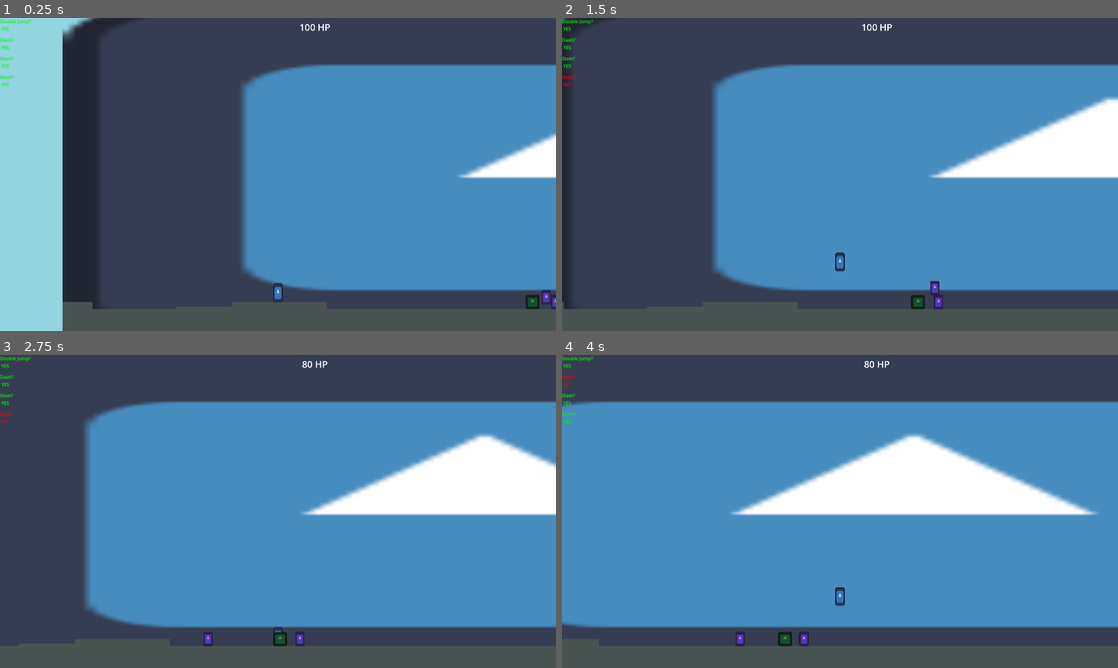
Above: before the commit, frames 1-4 (two rows, left to right).
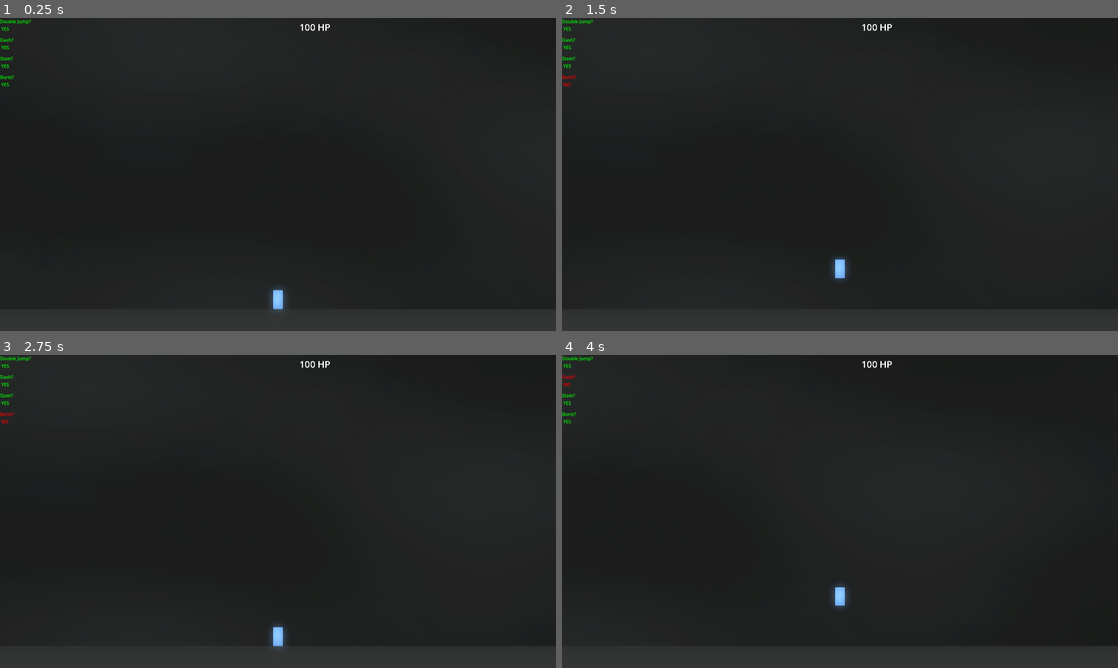
Above: after the commit, the same moments.

Repository: HeroHunterIguess/untitled-wip-game
Game: Godot game, scene res://scenes/worlds/main_world.tscn
Two runs of this game, one before a commit and one after it. Both use one fixed random seed, a clock stepped at 60 frames per second and the inputs below. The engine's default icon, where the game draws it, is replaced by a stand-in: a white triangle on a blue panel in a dark square.
Inputs (mouse positions are in pixels of both pictures, inside the frame that each line leads up to):
- Up to frame 1 (0.25 s): no input
- Up to frame 2 (1.5 s): move the mouse to (962, 158) at 0.52 s; hold D (right) from 0.53 s (still down); tap Q (burst) at 0.6 s; tap Space (double jump) at 0.77 s; move the mouse to (728, 190) at 1.27 s; tap E (air_freeze) at 1.35 s
- Up to frame 3 (2.75 s): tap Space (double jump) at 1.52 s; tap Q (burst) at 1.55, 2.1 s; move the mouse to (333, 442) at 2.02 s; release D (right) at 2.03 s; hold A (left) from 2.03 s (still down)
- Up to frame 4 (4 s): move the mouse to (812, 574) at 2.77 s; release A (left) at 2.78 s; hold D (right) from 2.78 s (still down); tap Shift (dash) at 2.85 s; tap Space (double jump) at 3.02, 3.77 s; tap Q (burst) at 3.05, 3.8 s; move the mouse to (1006, 558) at 3.52 s; right-click (1006, 558) at 3.6 s

The runs differ from the first frame. In frame 1, 94% of the frame differs, in the area x 0-100%, y 0-100%; in frame 2, 99%; in frame 3, 100%; in frame 4, 100%.

Commit message:
start making game look nice

Diff:
--- a/project.godot
+++ b/project.godot
@@ -94,4 +94,3 @@
 rendering_device/driver.windows="d3d12"
 renderer/rendering_method="gl_compatibility"
 renderer/rendering_method.mobile="gl_compatibility"
-environment/defaults/default_clear_color=Color(0.57075167, 0.8301469, 0.8771625, 1)
--- a/scenes/player.tscn
+++ b/scenes/player.tscn
@@ -1,7 +1,7 @@
 [gd_scene format=3 uid="uid://cg767ovvy5ane"]
 
-[ext_resource type="Texture2D" uid="uid://bvhe2m66j7025" path="res://icon.svg" id="1_3vyb7"]
 [ext_resource type="Script" uid="uid://mwekxer4e5ya" path="res://scripts/game/player.gd" id="1_g2els"]
+[ext_resource type="Texture2D" uid="uid://dilao2o8ys7jd" path="res://art/objects_characters/player.png" id="2_g2els"]
 
 [sub_resource type="RectangleShape2D" id="RectangleShape2D_g2brh"]
 size = Vector2(32, 64)
@@ -17,10 +17,12 @@
 [node name="CollisionShape2D" type="CollisionShape2D" parent="." unique_id=1315930475 groups=["player"]]
 shape = SubResource("RectangleShape2D_g2brh")
 
-[node name="Icon" type="Sprite2D" parent="." unique_id=2094496735]
-modulate = Color(0.6961696, 0.8367911, 1, 1)
-scale = Vector2(0.25, 0.5)
-texture = ExtResource("1_3vyb7")
+[node name="Player" type="Sprite2D" parent="." unique_id=820154508]
+modulate = Color(1.1099069, 1.1099069, 1.1099069, 1)
+self_modulate = Color(1.4309747, 1.4309747, 1.4309747, 1)
+position = Vector2(0, 3.8146973e-06)
+scale = Vector2(0.15999998, 0.32)
+texture = ExtResource("2_g2els")
 
 [node name="damage_hitbox" type="Area2D" parent="." unique_id=1326191578 groups=["player"]]
 collision_layer = 4
--- a/scenes/worlds/main_world.tscn
+++ b/scenes/worlds/main_world.tscn
@@ -2,37 +2,48 @@
 
 [ext_resource type="Script" uid="uid://d1e4xfgpjp5wh" path="res://scripts/game/game_control.gd" id="1_w87fn"]
 [ext_resource type="PackedScene" uid="uid://c1ndh4e5hiqgc" path="res://scenes/ui.tscn" id="2_y1qdg"]
-[ext_resource type="Texture2D" uid="uid://dwk04sooe337l" path="res://art/temporary_art/plain color.png" id="3_aqpkv"]
 [ext_resource type="PackedScene" uid="uid://cg767ovvy5ane" path="res://scenes/player.tscn" id="4_hvjhl"]
-[ext_resource type="Texture2D" uid="uid://bvhe2m66j7025" path="res://icon.svg" id="5_y1qdg"]
+[ext_resource type="Texture2D" uid="uid://t4u1iarf7l71" path="res://art/backgrounds/background.png" id="5_y1qdg"]
+[ext_resource type="Texture2D" uid="uid://bkmlc24e32ogs" path="res://art/objects_characters/ground_square.png" id="6_aqpkv"]
+
+[sub_resource type="Environment" id="Environment_y1qdg"]
+background_mode = 3
+ambient_light_color = Color(0.46646786, 0.5019988, 0.50511825, 1)
+ambient_light_energy = 1.36
+glow_enabled = true
+glow_intensity = 1.07
+glow_bloom = 0.59
+volumetric_fog_enabled = true
+volumetric_fog_density = 0.2016
+volumetric_fog_emission_energy = 1.25
+volumetric_fog_detail_spread = 0.6155722
+volumetric_fog_ambient_inject = 1.56
+volumetric_fog_sky_affect = 0.556
 
 [sub_resource type="RectangleShape2D" id="RectangleShape2D_caik2"]
 size = Vector2(4000, 80)
 
-[sub_resource type="RectangleShape2D" id="RectangleShape2D_kqbx0"]
-size = Vector2(216, 10)
-
-[sub_resource type="RectangleShape2D" id="RectangleShape2D_v521s"]
-size = Vector2(328, 24)
-
-[sub_resource type="RectangleShape2D" id="RectangleShape2D_t3lhq"]
-size = Vector2(104, 32)
-
 [sub_resource type="RectangleShape2D" id="RectangleShape2D_w87fn"]
-size = Vector2(16, 1128)
+size = Vector2(16, 1100)
 
 [sub_resource type="RectangleShape2D" id="RectangleShape2D_y1qdg"]
-size = Vector2(16, 1104)
+size = Vector2(16, 1096)
 
 [sub_resource type="RectangleShape2D" id="RectangleShape2D_aqpkv"]
-size = Vector2(4016, 24)
+size = Vector2(4000, 24)
 
 [node name="main_world" type="Node2D" unique_id=671118606]
 script = ExtResource("1_w87fn")
 
-[node name="Icon" type="Sprite2D" parent="." unique_id=1555532176]
-position = Vector2(2000, 104.00002)
-scale = Vector2(31.25, 9.25)
+[node name="WorldEnvironment" type="WorldEnvironment" parent="." unique_id=1775695403]
+environment = SubResource("Environment_y1qdg")
+
+[node name="Background" type="Sprite2D" parent="." unique_id=351425868]
+modulate = Color(0.9494527, 0.9494527, 0.9494527, 1)
+self_modulate = Color(0.7849187, 0.7849187, 0.7849187, 1)
+texture_filter = 1
+position = Vector2(2000.0001, 64.00003)
+scale = Vector2(1.5500002, 0.7111111)
 texture = ExtResource("5_y1qdg")
 
 [node name="Camera2D" type="Camera2D" parent="." unique_id=1616143219]
@@ -48,51 +59,40 @@
 position = Vector2(2000, 616)
 shape = SubResource("RectangleShape2D_caik2")
 
-[node name="CollisionShape2D2" type="CollisionShape2D" parent="StaticBody2D" unique_id=5935330]
-position = Vector2(500, 573)
-shape = SubResource("RectangleShape2D_kqbx0")
-
-[node name="CollisionShape2D3" type="CollisionShape2D" parent="StaticBody2D" unique_id=2064447227]
-position = Vector2(748, 564)
-shape = SubResource("RectangleShape2D_v521s")
-
-[node name="CollisionShape2D4" type="CollisionShape2D" parent="StaticBody2D" unique_id=1197612283]
-position = Vector2(52, 568)
-shape = SubResource("RectangleShape2D_t3lhq")
-
 [node name="CollisionShape2D5" type="CollisionShape2D" parent="StaticBody2D" unique_id=1826447023]
-position = Vector2(-8, 92)
+position = Vector2(8, 102)
 shape = SubResource("RectangleShape2D_w87fn")
 
 [node name="CollisionShape2D6" type="CollisionShape2D" parent="StaticBody2D" unique_id=2031205457]
-position = Vector2(4008, 104)
+position = Vector2(3992, 100)
 shape = SubResource("RectangleShape2D_y1qdg")
 
 [node name="CollisionShape2D7" type="CollisionShape2D" parent="StaticBody2D" unique_id=910603969]
-position = Vector2(2008, -460)
+position = Vector2(2000, -460)
 shape = SubResource("RectangleShape2D_aqpkv")
 
 [node name="temp textures" type="Node" parent="." unique_id=1490719101]
 
-[node name="PlainColor" type="Sprite2D" parent="temp textures" unique_id=1303076728]
-position = Vector2(2000, 616)
-scale = Vector2(5, 0.09999999)
-texture = ExtResource("3_aqpkv")
+[node name="player" parent="." unique_id=1754200920 instance=ExtResource("4_hvjhl")]
+modulate = Color(1.0895202, 1.0895202, 1.0895202, 1)
+position = Vector2(2000, 544)
 
-[node name="PlainColor2" type="Sprite2D" parent="temp textures" unique_id=1947189449]
-position = Vector2(652, 584)
-scale = Vector2(0.65, 0.04000004)
-texture = ExtResource("3_aqpkv")
+[node name="GroundSquare" type="Sprite2D" parent="." unique_id=230677566]
+position = Vector2(2000.0001, 616)
+scale = Vector2(20, 0.39999983)
+texture = ExtResource("6_aqpkv")
 
-[node name="PlainColor3" type="Sprite2D" parent="temp textures" unique_id=281768977]
-position = Vector2(748, 568)
-scale = Vector2(0.40999997, 0.039999973)
-texture = ExtResource("3_aqpkv")
+[node name="GroundSquare2" type="Sprite2D" parent="." unique_id=350834798]
+position = Vector2(7.9999957, 51.99997)
+scale = Vector2(0.07999996, 5.24)
+texture = ExtResource("6_aqpkv")
 
-[node name="PlainColor4" type="Sprite2D" parent="temp textures" unique_id=254428917]
-position = Vector2(51.999996, 567.99994)
-scale = Vector2(0.13, 0.04000006)
-texture = ExtResource("3_aqpkv")
+[node name="GroundSquare3" type="Sprite2D" parent="." unique_id=1801545244]
+position = Vector2(2000.0001, -460)
+scale = Vector2(20, 0.12000006)
+texture = ExtResource("6_aqpkv")
 
-[node name="player" parent="." unique_id=1754200920 instance=ExtResource("4_hvjhl")]
-position = Vector2(744, 520)
+[node name="GroundSquare4" type="Sprite2D" parent="." unique_id=1944373048]
+position = Vector2(3992, 64)
+scale = Vector2(0.08000029, 5.12)
+texture = ExtResource("6_aqpkv")
--- a/scripts/game/attacks/player_burst_attack.gd
+++ b/scripts/game/attacks/player_burst_attack.gd
@@ -1,7 +1,7 @@
 extends Area2D
 
 const DAMAGE = 60
-const KNOCKBACK = 1175
+const KNOCKBACK = 1395
 
 func _on_area_entered(area: Area2D) -> void:
 	# damage things in area
--- a/scripts/game/game_control.gd
+++ b/scripts/game/game_control.gd
@@ -18,9 +18,12 @@
 
 	# i need to save the location of the last one so i can vary it to ensure they never have the overlap speed bug
 	if left_location < 0:
-		object.global_position.x = right_location + rng.randi_range(0, 99)
+		var location = right_location + rng.randi_range(0, 99)
+		object.global_position.x = location
+
 	if right_location > 4000:
-		object.global_position.x = left_location - rng.randi_range(0, 99)
+		var location = right_location - rng.randi_range(0, 99)
+		object.global_position.x = location
 
 	# set y to a value close to ground
 	object.global_position.y = 500
@@ -46,7 +49,7 @@
 			set_location(burst_enemy)
 
 		# wait arbitrary amount of time then spawn more
-		await get_tree().create_timer(5 + round_bonus_time).timeout
+		await get_tree().create_timer(4 + round_bonus_time).timeout
 
 		# add extra time for each round bc there will be more enemies
-		round_bonus_time += 0.95
+		round_bonus_time += 0.9
Binary file added: art/backgrounds/background.png
Not shown, added: art/backgrounds/background.png.import
Binary file added: art/objects_characters/ground_square.png
Not shown, added: art/objects_characters/ground_square.png.import
Binary file added: art/objects_characters/player.png
Not shown, added: art/objects_characters/player.png.import
